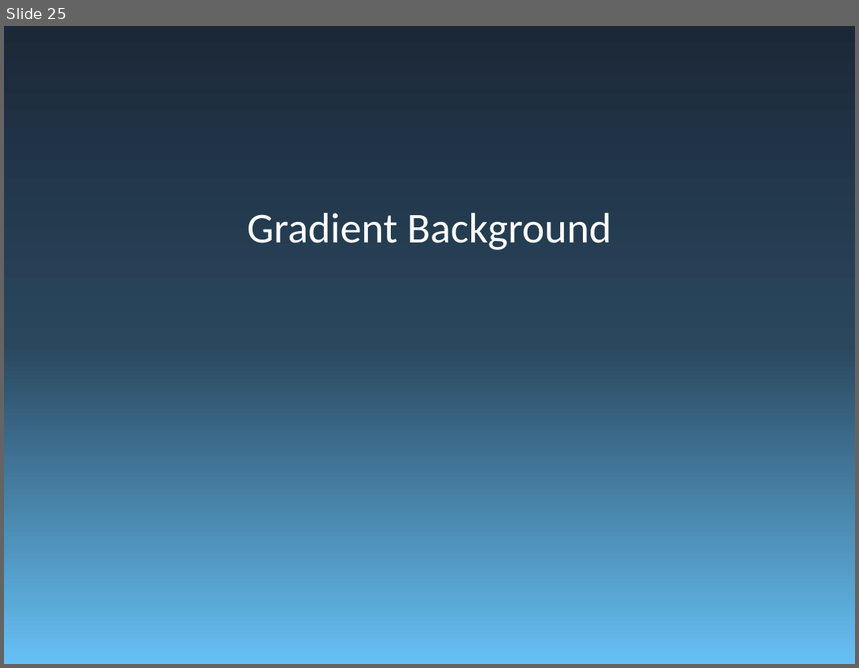
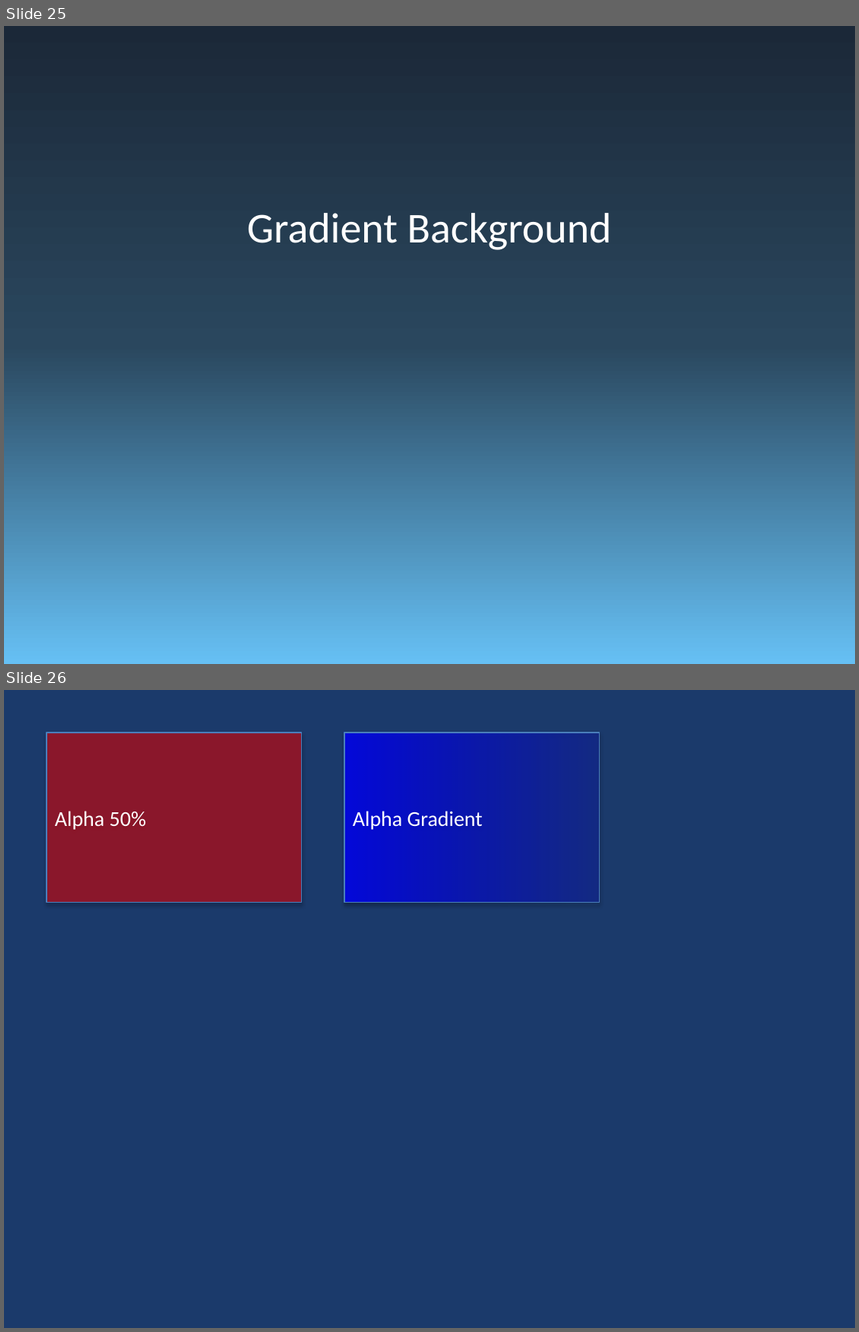
Before and after one commit to t-ujiie-g/pptx-svg, a slide deck: test_fixtures/test_features.pptx. Shown one above the other, each under a label of ours: slide 25 before the commit, slides 25 and 26 after it. The pictures are 859x668 and 859x1332 pixels, drawn with LibreOffice and Linux fonts; fonts in the diff are those of the drawing. Boxes give left, top, right and bottom in pixels: in the first picture for what was removed or moved away, otherwise in the second. Text is boxed around its words. In the diff, an @@ line names an element or a change of style, - is before the commit and + after.

Commit message:
feat: add support for pattern fills, blip fills, and alpha transparency in shapes
- Implemented pattern fill rendering and serialization, including various presets (e.g., ltDnDiag, smCheck, dkHorz).
- Added blip fill support for shapes, allowing image fills with optional stretching and source rectangle attributes.
- Enhanced color serialization to handle alpha transparency for solid fills and gradient stops.
- Updated SVG rendering to include pattern and blip fills, ensuring proper display in generated SVG output.
- Added tests for new features, including slides demonstrating alpha transparency, image fills, and pattern fills.

```diff
--- a/test_fixtures/test_features.pptx
+++ b/test_fixtures/test_features.pptx
@@ slide 26 added at [4, 690, 855, 1328], background #1B3A6B @@
@@ rectangle added at [47, 733, 302, 903], fill #FF0000 at 50% opacity, outline #4B7EBC 0.75 pt, 18 pt, text #FFFFFF @@
+Alpha 50%
@@ rectangle added at [344, 733, 600, 903], fill gradient #0000FF, outline #4B7EBC 0.75 pt, 18 pt, text #FFFFFF @@
+Alpha Gradient
```
Also in this commit, not shown: 2 other slides added, 8 other files.
